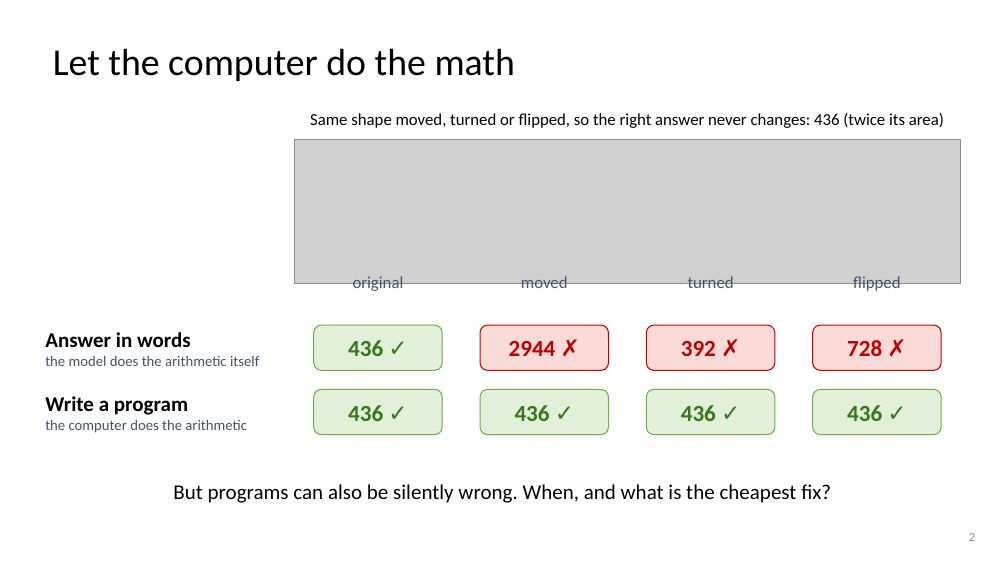
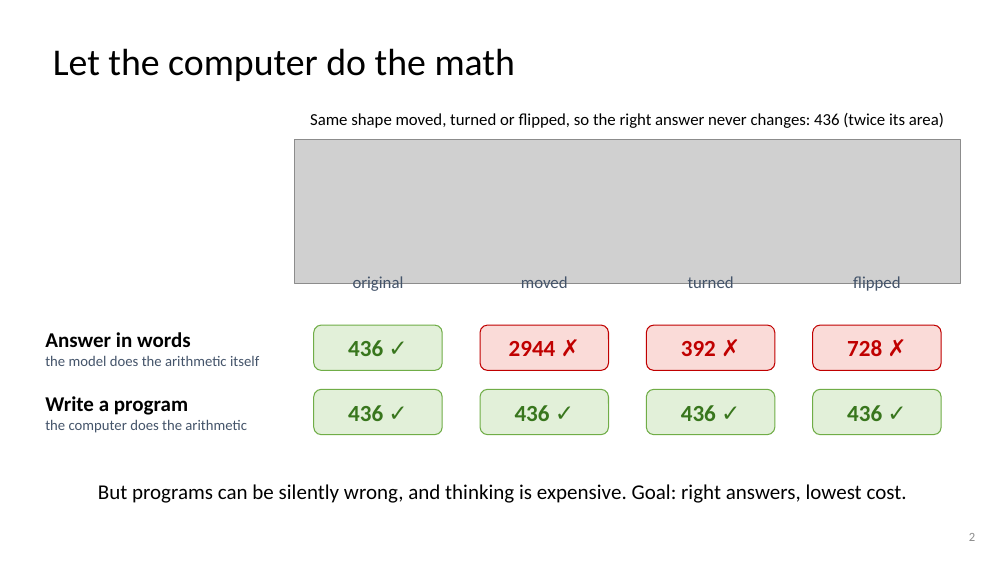
Before and after one commit to dlwns147/CSED490E_Project_Team5, a slide deck: slide 2 of PROPOSAL_slides.pptx. Drawn at 1008x567 pixels with LibreOffice and Linux fonts; fonts in the diff are those of the drawing; grey boxes stand for pictures. Boxes give left, top, right and bottom in pixels: in the first picture for what was removed or moved away, otherwise in the second. Text is boxed around its words. In the diff, an @@ line names an element or a change of style, - is before the commit and + after.

```diff
--- a/PROPOSAL_slides.pptx
+++ b/PROPOSAL_slides.pptx
@@ text at [98, 484, 907, 503]: text changed @@
-But programs can also be silently wrong. When, and what is the cheapest fix?
+But programs can be silently wrong, and thinking is expensive. Goal: right answers, lowest cost.
```
Also in this commit, not shown: 5 other slides changed, 5 slides added, 4 slides removed, 16 other files.
